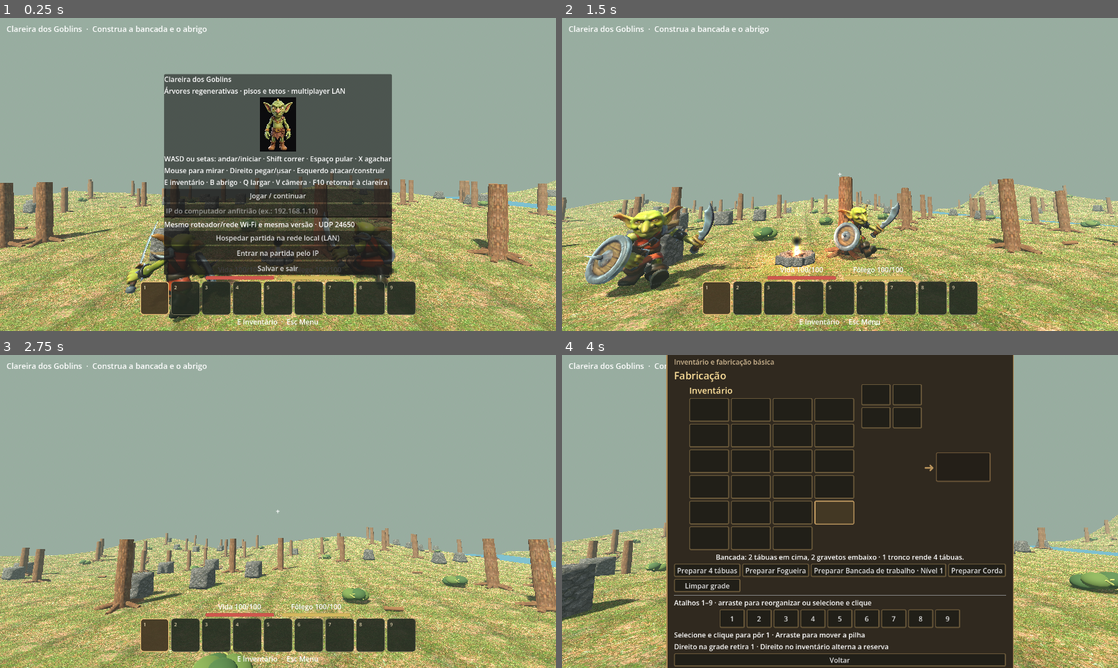
Above: before the commit, frames 1-4 (two rows, left to right).
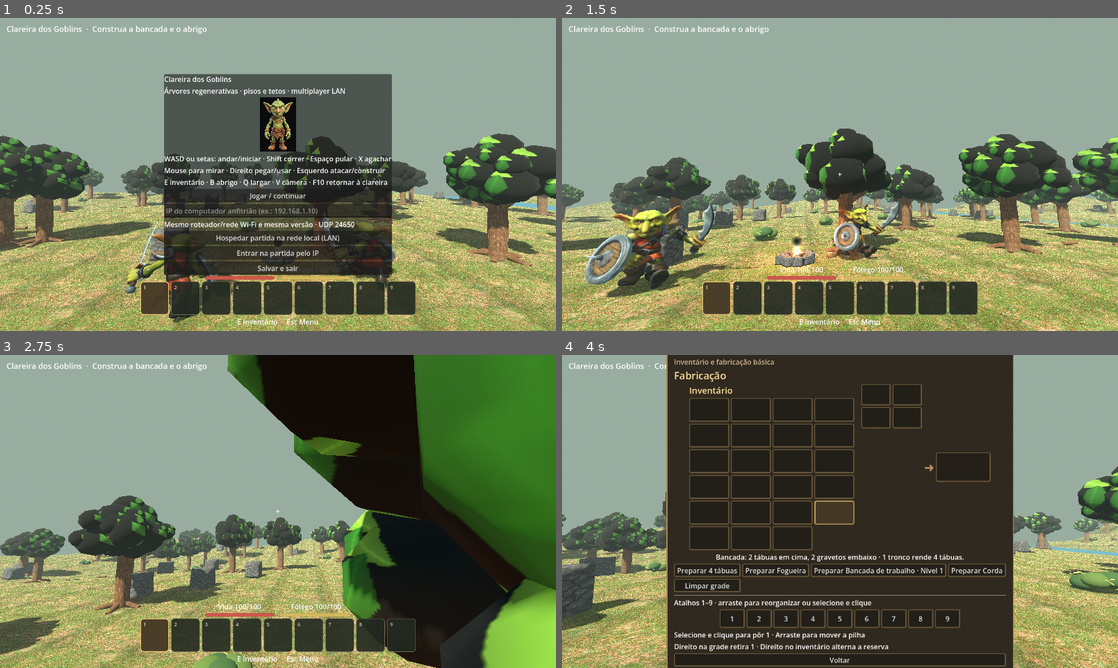
Above: after the commit, the same moments.

Repository: clebertressi88/clareira-dos-goblins
Game: Godot game, scene res://main.tscn
Two runs of this game, one before a commit and one after it. Both use one fixed random seed, a clock stepped at 60 frames per second and the inputs below.
Inputs (mouse positions are in pixels of both pictures, inside the frame that each line leads up to):
- Up to frame 1 (0.25 s): no input
- Up to frame 2 (1.5 s): click "Jogar / continuar" at 0.5 s; tap Enter at 1.25, 1.35 s; move the mouse to (867, 174) at 1.27 s; hold W (goblin_frente) from 1.28 s (still down); click (867, 174) at 1.42 s
- Up to frame 3 (2.75 s): keep holding W (goblin_frente); tap Space at 1.52, 1.82, 2.27, 2.57 s; move the mouse to (250, 511) at 2.02 s; tap Keypad Enter at 2.1 s
- Up to frame 4 (4 s): keep holding W (goblin_frente); move the mouse to (851, 505) at 2.77 s; hold Shift 2.78-3.53 s; move the mouse to (834, 517) at 3.52 s; tap E at 3.6 s; click (834, 517) at 3.67 s; tap Space at 3.77 s

The runs differ from the first frame. In frame 1, 13% of the frame differs, in the area x 0-100%, y 36-76%; in frame 2, 14%; in frame 3, 49%, in the area x 0-100%, y 0-100%; in frame 4, 4.0%.
Error before the commit: Parse Error: Cannot infer the type of "tone" variable because the value doesn't have a set type. (res://forest_leaf_pattern.gd:21)

Commit message:
fix: gerar atlas RGBA com folhas recortadas e nervuras visiveis

Diff:
--- a/Projeto-Godot/forest_leaf_pattern.gd
+++ b/Projeto-Godot/forest_leaf_pattern.gd
@@ -1,43 +1,55 @@
 extends RefCounted
-## Textura de folhagem verde natural, gerada no Godot sem arquivo externo.
-## Pequenas folhas sobrepostas inspiradas na referencia do usuario.
+## Atlas RGBA de folhas recortadas. Nao preenche as areas vazias da imagem.
+## Silhuetas e nervuras visiveis, com verdes claros e escuros da referencia.
 static var cached_texture: ImageTexture
 
 static func make_texture() -> Texture2D:
 	if cached_texture != null:
 		return cached_texture
-	const SIZE := 256
-	var img := Image.create(SIZE,SIZE,false,Image.FORMAT_RGB8)
-	img.fill(Color("#244624"))
-	var rng := RandomNumberGenerator.new()
-	rng.seed = 20261122
-	for layer in range(2):
-		var leaves := 175 if layer == 0 else 125
-		for i in range(leaves):
-			var center := Vector2(rng.randf_range(0,SIZE),rng.randf_range(0,SIZE))
-			var angle := rng.randf_range(0,TAU)
-			var size := rng.randf_range(6.0,12.0) if layer == 0 else rng.randf_range(8.0,15.0)
-			var tones := [Color("#2d602a"),Color("#3e772f"),Color("#4e8b36"),Color("#66a441"),Color("#87bd4b"),Color("#a5d85d")]
-			var tone := tones[rng.randi_range(0,2)] if layer == 0 else tones[rng.randi_range(2,5)]
-			_draw_leaf(img,center,angle,size,tone)
+	const SIZE := 128
+	var img := Image.create(SIZE,SIZE,false,Image.FORMAT_RGBA8)
+	img.fill(Color(0,0,0,0))
+	var colors := [
+		Color("#4e9b32"),Color("#77b939"),Color("#9ad348"),
+		Color("#5aa832"),Color("#b1dc58"),Color("#368529"),
+		Color("#8bc74b"),Color("#66b33c")
+	]
+	# Oito folhas distribuídas como um ramo. Fundo transparente.
+	var centers := [
+		Vector2(35,31),Vector2(67,20),Vector2(94,34),Vector2(25,61),
+		Vector2(59,61),Vector2(99,68),Vector2(42,100),Vector2(80,101)
+	]
+	var angles := [-1.0,-0.25,0.63,-2.0,0.4,1.75,2.4,0.98]
+	for i in range(centers.size()):
+		_draw_leaf(img,centers[i],angles[i],float(19 + (i%3)*3),colors[i])
 	cached_texture = ImageTexture.create_from_image(img)
 	return cached_texture
 
-static func _draw_leaf(img: Image, center: Vector2, angle: float, size: float, tone: Color) -> void:
+static func _draw_leaf(img: Image, center: Vector2, angle: float, length: float, tone: Color) -> void:
 	var direction := Vector2(cos(angle),sin(angle))
 	var side := Vector2(-direction.y,direction.x)
-	var radius := int(ceil(size * 1.2))
-	for y in range(-radius,radius + 1):
-		for x in range(-radius,radius + 1):
+	var radius := int(ceil(length*1.08))
+	for y in range(-radius,radius+1):
+		for x in range(-radius,radius+1):
 			var offset := Vector2(x,y)
-			var forward := offset.dot(direction) / size
-			var across := offset.dot(side) / (size * 0.41)
-			var profile := 1.0 - absf(forward)
-			if profile <= 0.0 or absf(across) >= sin(profile * PI * 0.5):
+			var longitudinal := offset.dot(direction)/length
+			if absf(longitudinal)>=1.0:
 				continue
-			var shade := 0.82 + 0.18 * (1.0 - absf(across))
-			if absf(across) < 0.095:
-				shade += 0.10
-			var px := posmod(int(center.x) + x,img.get_width())
-			var py := posmod(int(center.y) + y,img.get_height())
-			img.set_pixel(px,py,tone * shade)
+			var transverse := offset.dot(side)/(length*.46)
+			var outline := pow(1.0-absf(longitudinal),0.7)
+			if absf(transverse)>outline:
+				continue
+			var shade := 0.80+0.18*(1.0-absf(transverse)/maxf(outline,0.01))
+			if absf(transverse)<.06:
+				shade += .15
+			# Nervuras laterais simples, sem textura plana de esfera.
+			var vein := absf(transverse-0.35*sin(longitudinal*15.0))
+			if vein < .027:
+				shade += .055
+			var px := int(center.x)+x
+			var py := int(center.y)+y
+			if px>=0 and py>=0 and px<img.get_width() and py<img.get_height():
+				img.set_pixel(px,py,Color(
+					clampf(tone.r*shade,0,1),
+					clampf(tone.g*shade,0,1),
+					clampf(tone.b*shade,0,1),1))
